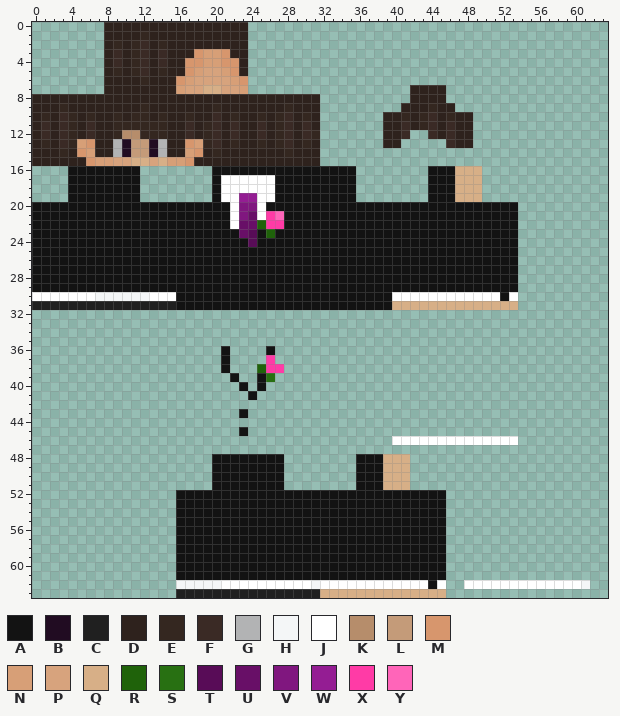
File history of a pixel-art sprite, public/imgs/Random/Skin-terno.png. The first picture shows the starting point.
The file is 64x64 pixels. Colours within 5 levels of each other are drawn and written as one.
Palette (. is transparent): A #131313  B #210c22  C #202020  D #2e221d  E #342720  F #3a2a25  G #b2b3b4  H #f4f6f7  J #ffffff  K #b68d6b  L #c49b79  M #d7966d  N #d79f77  P #d7a37d  Q #d7af87  R #1f620a  S #287012  T #580c57  U #680f67  V #80177f  W #941d93  X #ff3ba6  Y #ff65b9
Now the later version:
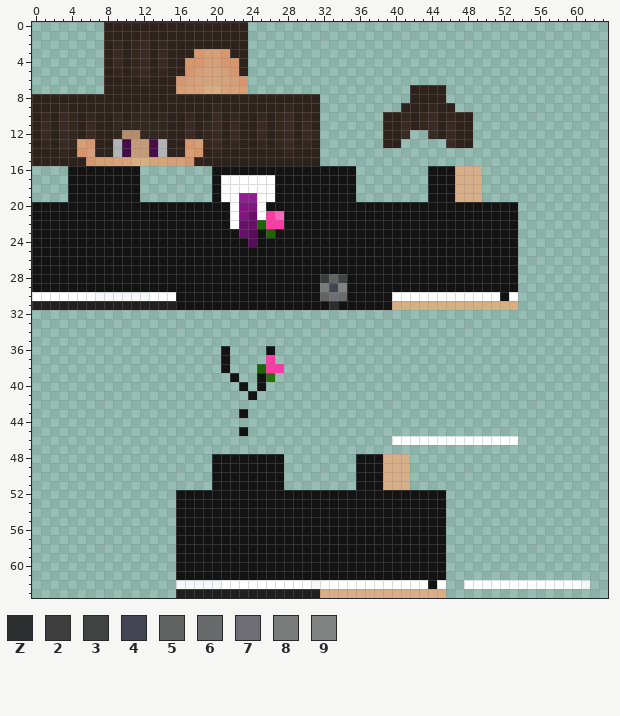
Colours new in this view: Z #2c2d2e  2 #3d3d3d  3 #424343  4 #444554  5 #626363  6 #696a6b  7 #6e6e74  8 #7a7b7b  9 #818282
The edit:
@@ palette @@
-B #210c22
+B #450d48
@@ x 12..16 @@
 14 LBGDD
-15 QPQNN
+15 QPPNN
 16 .....
@@ x 30..36 @@
 27 AAAAAAA
-28 AAAAAAA
-29 AAAAAAA
-30 AAAAAAA
-31 AAAAAAA
+28 AA253AA
+29 AA849AA
+30 AA576AA
+31 AAAZAAA
 32 .......
Changed places in both pictures, as pixel boxes (x1, y1, x2, y2):
changed: (122, 139, 167, 166)
changed: (320, 274, 347, 310)
